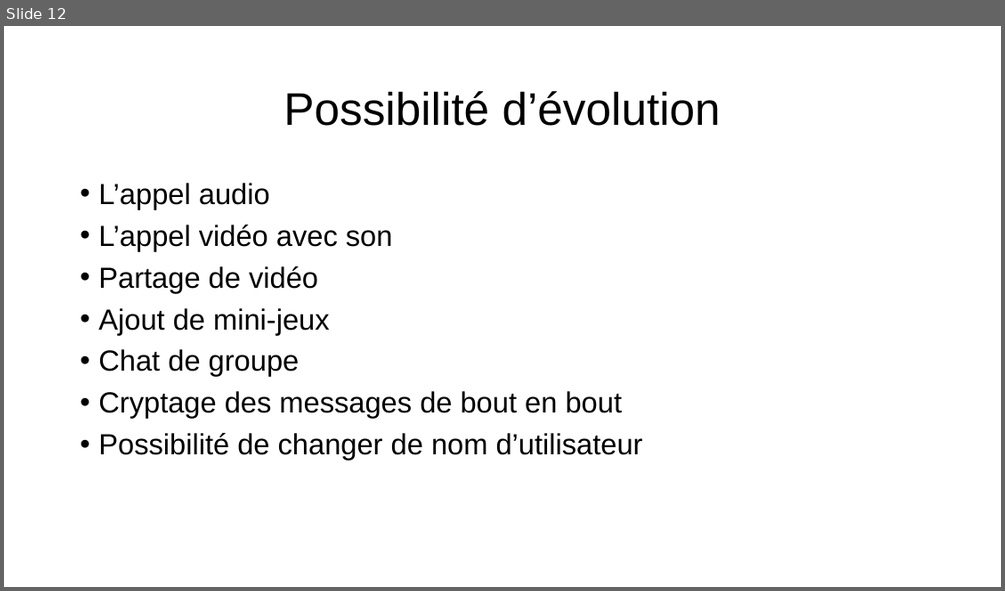
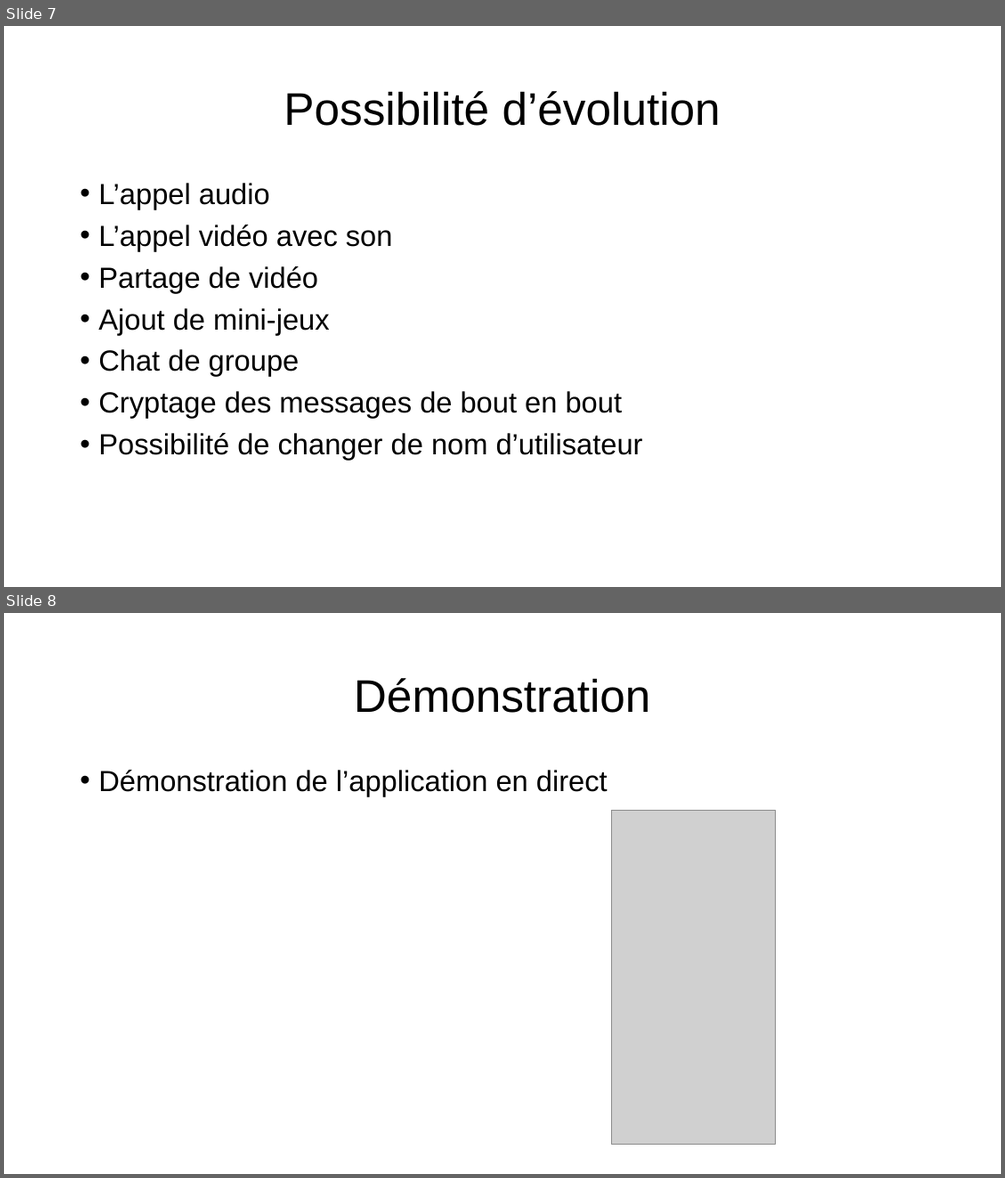
Before and after one commit to 0nza1101/Connect, a slide deck: Ressources/presentation_projet_connect.pptx. Shown one above the other, each under a label of ours: slide 12 before the commit, slides 7 and 8 after it. The pictures are 1005x591 and 1005x1178 pixels, drawn with LibreOffice and Linux fonts; fonts in the diff are those of the drawing; grey boxes stand for pictures. Boxes give left, top, right and bottom in pixels: in the first picture for what was removed or moved away, otherwise in the second. Text is boxed around its words. In the diff, an @@ line names an element or a change of style, - is before the commit and + after.

```diff
--- a/Ressources/presentation_projet_connect.pptx
+++ b/Ressources/presentation_projet_connect.pptx
@@ slide 8 added at box(4, 613, 1001, 1174), background #FFFFFF @@
@@ title added at box(354, 678, 651, 713), 44 pt, text #000000 @@
+Démonstration
@@ text added at box(98, 770, 607, 796), 28 pt, text #000000 @@
+• Démonstration de l’application en direct
@@ picture added at box(612, 811, 775, 1144) @@
@@ what was slide 12 is now slide 7 @@
```
Also in this commit, not shown: 4 slides changed, 5 slides removed.
